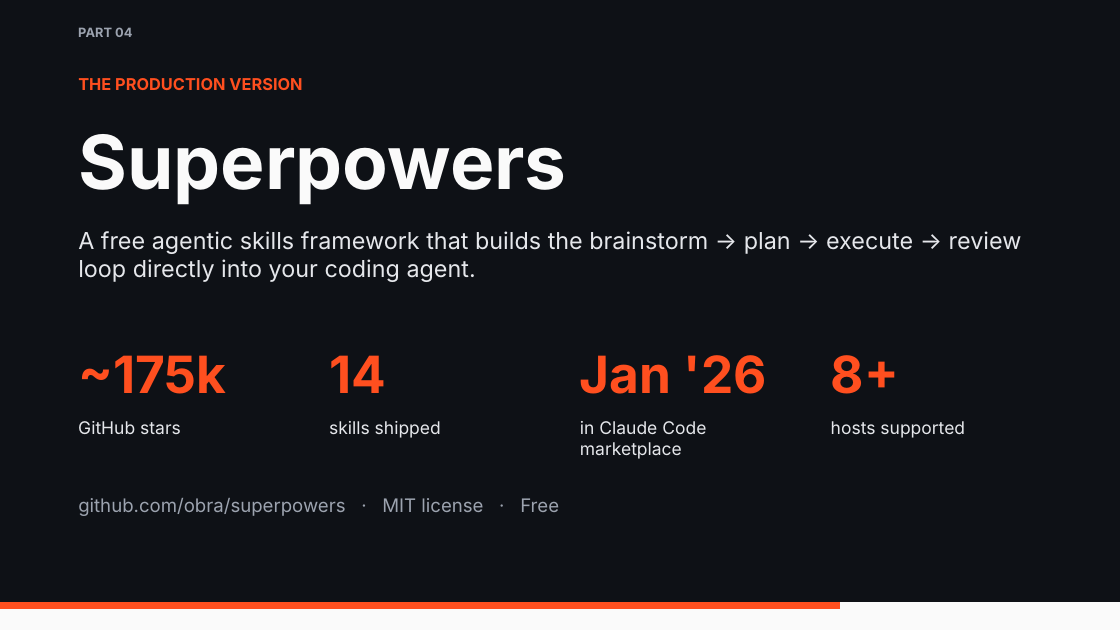
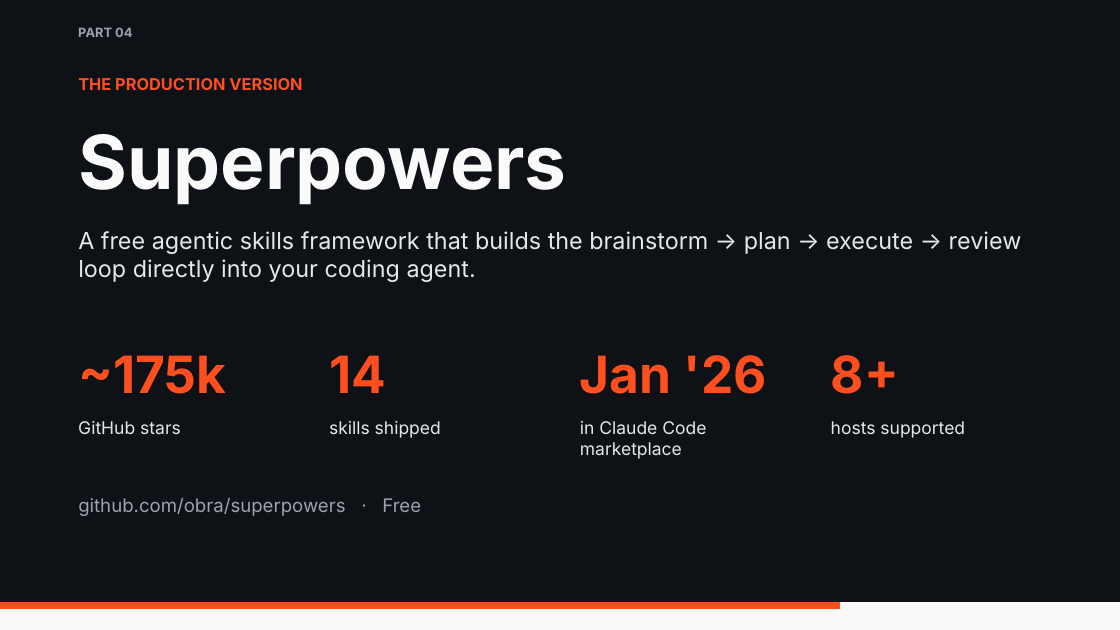
Before and after one commit to kbagher/agentic-coding-workshop, a slide deck: slide 18 of Agentic Coding.pptx. Drawn at 1120x630 pixels with LibreOffice and Linux fonts; fonts in the diff are those of the drawing. Boxes give left, top, right and bottom in pixels: in the first picture for what was removed or moved away, otherwise in the second. Text is boxed around its words. In the diff, an @@ line names an element or a change of style, - is before the commit and + after.

```diff
--- a/Agentic Coding.pptx
+++ b/Agentic Coding.pptx
@@ text at (x1=78, y1=498, x2=421, y2=516): text changed @@
-github.com/obra/superpowers · MIT license · Free
+github.com/obra/superpowers · Free
```
Also in this commit, not shown: 11 other slides changed, 2 other files.
